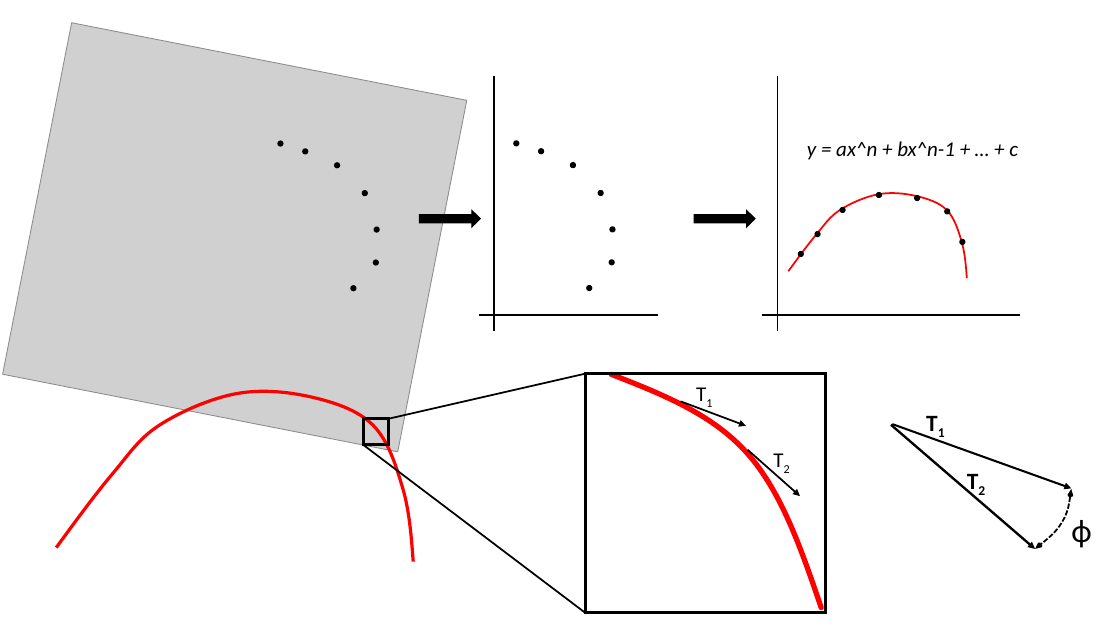
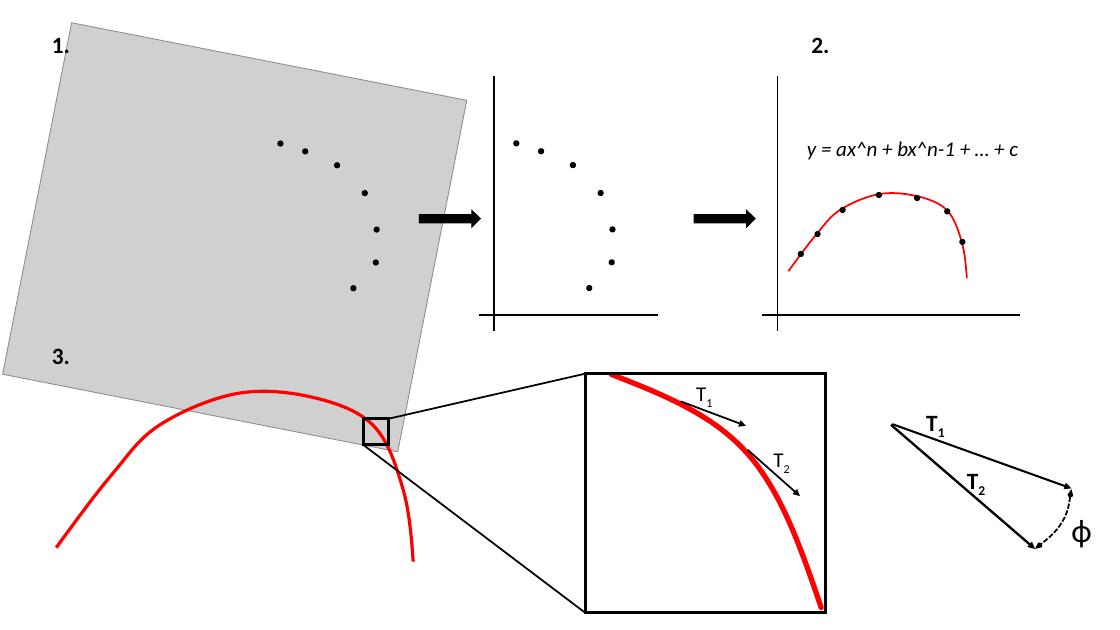
Before and after one commit to mannfred/curvature, a slide deck: slide 4 of writing/Figures/Figures.pptx (slide 5 before the commit). Drawn at 1120x630 pixels with LibreOffice and Linux fonts; fonts in the diff are those of the drawing; grey boxes stand for pictures. Boxes give left, top, right and bottom in pixels: in the first picture for what was removed or moved away, otherwise in the second. Text is boxed around its words. In the diff, an @@ line names an element or a change of style, - is before the commit and + after.

```diff
--- a/writing/Figures/Figures.pptx
+++ b/writing/Figures/Figures.pptx
@@ text added at box(52, 33, 70, 59), 20 pt, text #000000, bold @@
+1.
@@ text added at box(811, 37, 829, 53), 20 pt, text #000000, bold @@
+2.
@@ text added at box(52, 348, 70, 364), 20 pt, text #000000, bold @@
+3.
```
Also in this commit, not shown: 2 other slides changed, 42 other files.
